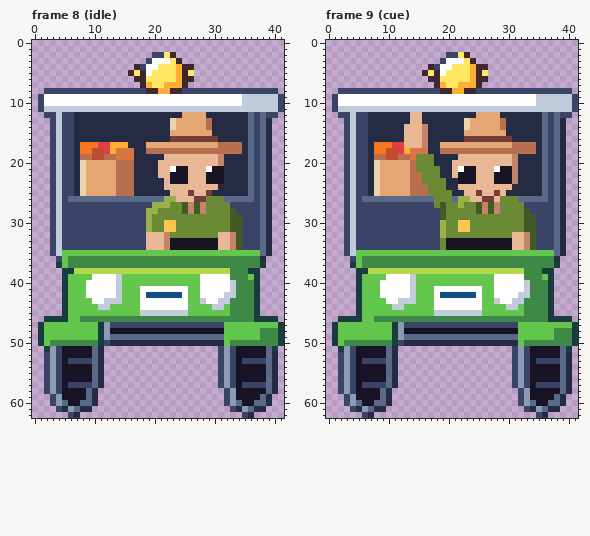
A pixel-art file gets an edit: art/hood-people/ranger-cart@88.aseprite. Above, as it was before the edit.
42x63 pixels, 12 frames. Shown: frame 8 (idle), frame 9 (cue). The commit also changed other frames, which this record leaves out.
Now the later version:
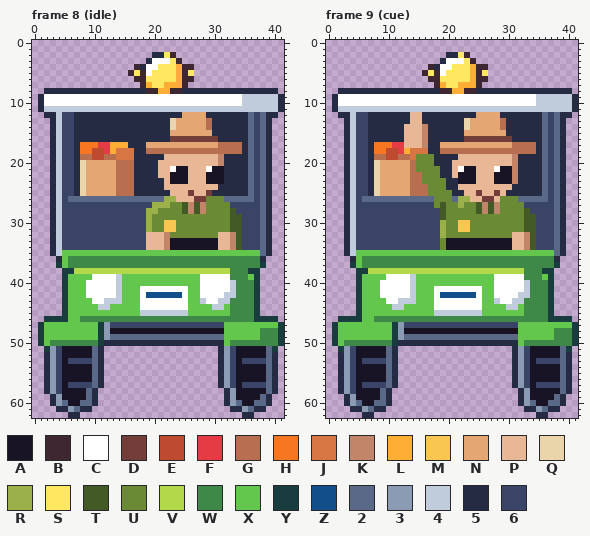
Palette (. is transparent): A #181425  B #3e2731  C #ffffff  D #733e39  E #be4a2f  F #e43b44  G #b86f50  H #f77622  J #d77643  K #c28569  L #feae34  M #f9c74f  N #e4a672  P #e8b796  Q #ead4aa  R #9cb04a  S #fee761  T #445a26  U #6b8a35  V #b2d94a  W #3e8948  X #63c74d  Y #193c3e  Z #124e89  2 #5a6988  3 #8b9bb4  4 #c0cbdc  5 #262b44  6 #3a4466
What changed:
Changed rows in their new state; - is an unchanged pixel.
Frame 8 (idle):
first column x 18:
 2 --55
 3 -5--
 4 5---
first column x 1:
 8 -55555555555555555------5555555555555555-
 9 5---------------------------------------5
10 5---------------------------------------5
11 5---------------------------------------5
12 -55-----------------------------------55-
13 --5--------------------------------------
14 --5--------------------------------------
15 --5--------------------------------------
16 --5--------------------------------------
17 --5--------------------------------------
18 --5--------------------------------------
19 --5--------------------------------------
20 --5--------------------------------------
21 --5--------------------------------------
22 --5--------------------------------------
23 --5--------------------------------------
24 --5--------------------------------------
25 --5--------------------------------------
26 --5--------------------------------------
27 --5--------------------------------------
28 --5--------------------------------------
29 --5--------------------------------------
30 --5--------------------------------------
31 --5--------------------------------------
32 --5--------------------------------------
33 --5--------------------------------------
34 --5--------------------------------------
35 --5--------------------------------------
36 ---5-------------------------------------
first column x 2:
50 ----------5-----------------------
51 -----------------------------5----
52 5----------------------------5----
53 5----------------------------5----
54 5----------------------------5----
55 5----------------------------5----
56 5----------------------------5----
57 5----------------------------5----
58 5-----------------------------5---
59 -5----------------------------5---
60 -5----------------------------5---
61 --5----------------------------5--
62 ----5----------------------------5
Frame 9 (cue): the same change as frame 8 (idle)
